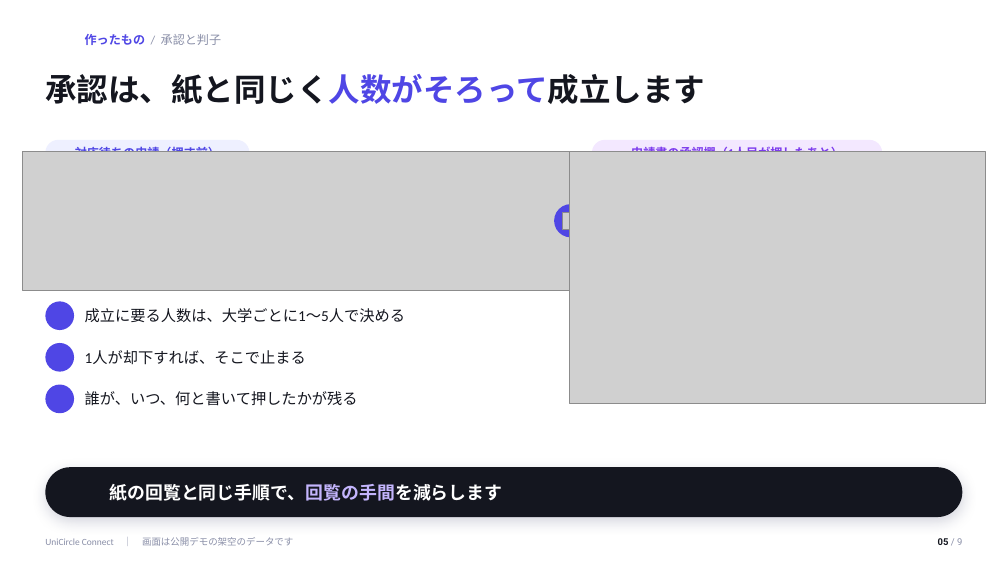
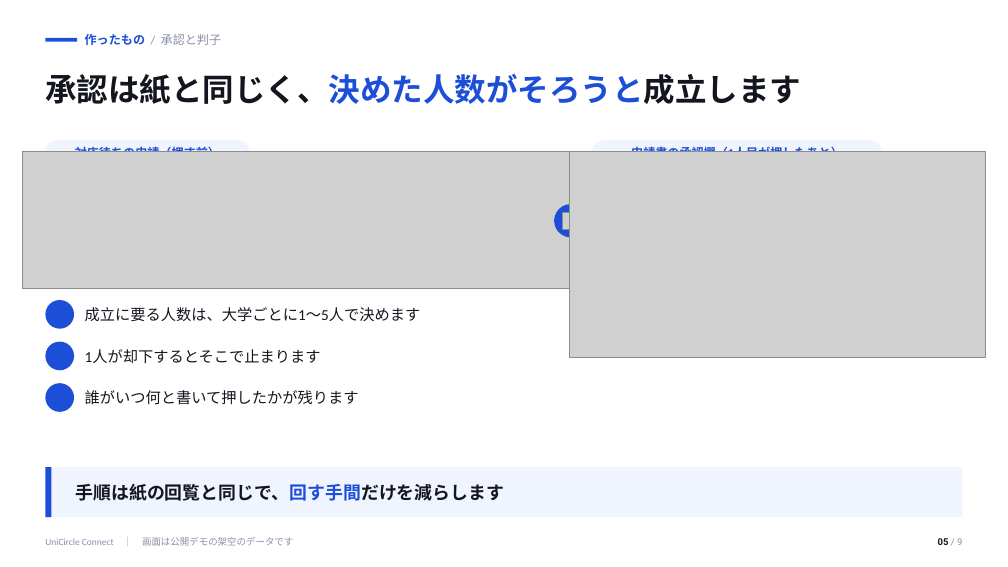
Before and after one commit to chihaya0621/unicircle-connect-v2, a slide deck: slide 5 of docs/slides/20261107_UniCircle_Connect_発表/UniCircle Connect 発表.pptx. Drawn at 1008x567 pixels with LibreOffice and Linux fonts; fonts in the diff are those of the drawing; grey boxes stand for pictures; background and template pictures are left out. Boxes give left, top, right and bottom in pixels: in the first picture for what was removed or moved away, otherwise in the second. Text is boxed around its words. In the diff, an @@ line names an element or a change of style, - is before the commit and + after.

Commit message:
docs: 発表資料を、平らにした画面に合わせて作り直す
画面の飾りを外したので、資料の写真が実物と違う見た目になっていた。
新しい画面で写真を撮り直し、資料の見た目もそれに合わせた。

- 表紙の絵と、各ページの画面の写真を撮り直した
- 暗いページ、ぼかしの背景、グラデーションの線、影をやめ、白地に
  アプリと同じ青の1色にした
- 各ページの文と原稿を、読点を減らした言い切りの文に直した

```diff
--- a/docs/slides/20261107_UniCircle_Connect_発表/UniCircle Connect 発表.pptx
+++ b/docs/slides/20261107_UniCircle_Connect_発表/UniCircle Connect 発表.pptx
@@ text "作ったもの / 承認と判子" at bbox=[85, 34, 221, 45]: text colour #4F46E5 to #1D4ED8 in "作ったもの" @@
@@ rectangle added at bbox=[45, 38, 77, 42], fill #1D4ED8 @@
@@ text at bbox=[45, 74, 801, 104]: text changed @@
-承認は、紙と同じく人数がそろって成立します
+承認は紙と同じく、決めた人数がそろうと成立します
@@ text "対応待ちの申請（押す前）" at bbox=[75, 145, 220, 152]: text colour #4F46E5 to #1D4ED8 @@
@@ rounded rectangle at bbox=[45, 140, 250, 166]: fill #EEF0FF to #EFF4FF @@
@@ text "申請書の承認欄（1人目が押したあと）" at bbox=[631, 145, 843, 152]: text colour #7C3AED to #1D4ED8 @@
@@ rounded rectangle at bbox=[592, 140, 882, 166]: fill #F3E8FF to #EFF4FF @@
@@ picture: place and size @@
-picture at bbox=[569, 151, 985, 404]
+picture at bbox=[569, 151, 985, 358]
@@ text at bbox=[85, 307, 421, 322]: text changed @@
-成立に要る人数は、大学ごとに1〜5人で決める
+成立に要る人数は、大学ごとに1〜5人で決めます
@@ fill #4F46E5 to #1D4ED8 in 4 elements at bbox=[554, 204, 588, 237], bbox=[45, 383, 74, 412], bbox=[45, 300, 74, 329], bbox=[45, 342, 74, 371] @@
@@ text at bbox=[85, 349, 321, 364]: text changed @@
-1人が却下すれば、そこで止まる
+1人が却下するとそこで止まります
@@ text at bbox=[85, 390, 359, 405]: text changed @@
-誰が、いつ、何と書いて押したかが残る
+誰がいつ何と書いて押したかが残ります
@@ rectangle at bbox=[45, 467, 963, 517]: rounded rectangle to rectangle; fill #14161F to #EFF4FF; shadow off @@
@@ rectangle added at bbox=[45, 467, 51, 517], fill #1D4ED8 @@
@@ text at bbox=[76, 484, 505, 501]: text changed; text colour #FFFFFF to #14161F @@
-紙の回覧と同じ手順で、回覧の手間を減らします
+手順は紙の回覧と同じで、回す手間だけを減らします
```
Also in this commit, not shown: 8 other slides changed, 10 other files.
